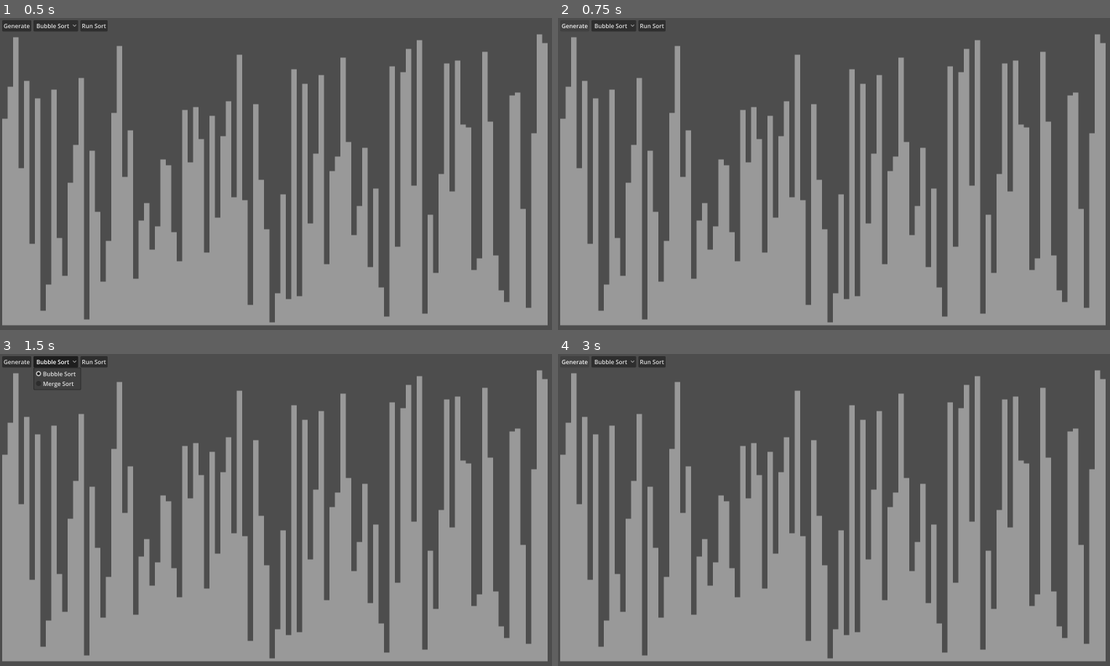
Above: before the commit, frames 1-4 (two rows, left to right).
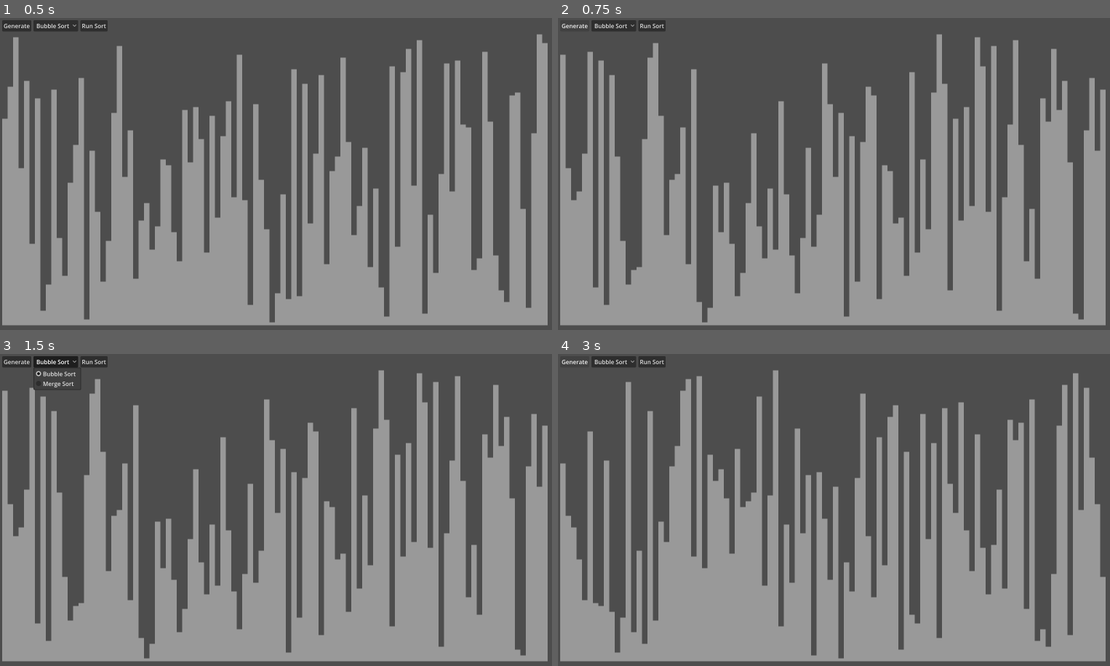
Above: after the commit, the same moments.

Repository: jiro4989/sort_visualizer
Game: Godot game, scene res://src/main.tscn
Two runs of this game, one before a commit and one after it. Both use one fixed random seed, a clock stepped at 60 frames per second and the inputs below.
Inputs:
- Up to frame 1 (0.5 s): no input
- Up to frame 2 (0.75 s): click "Generate" at 0.5 s
- Up to frame 3 (1.5 s): click "Bubble Sort" at 1.25 s
- Up to frame 4 (3 s): click "Run Sort" at 2 s; click "Generate" at 2.75 s

Frame 1 is identical in both runs. In frame 2, 33% of the frame differs, in the area x 0-100%, y 5-98%; in frame 3, 33%; in frame 4, 31%.

Commit message:
fix: 定数化した

Diff:
--- a/src/main.gd
+++ b/src/main.gd
@@ -8,7 +8,10 @@
 const BUTTON_HEIGHT: int = 31
 const VISUALIZATION_AREA_WIDTH: int = 1600 - MARGIN_SIZE * 2
 const VISUALIZATION_AREA_HEIGHT: int = 900 - BUTTON_HEIGHT - MARGIN_SIZE * 2
+const BAR_WIDTH: int = floori(float(VISUALIZATION_AREA_WIDTH) / MAX_SIZE)
+const BAR_HEIGHT: int = floori(float(VISUALIZATION_AREA_HEIGHT) / MAX_SIZE)
 var sort_values: Array[int] = []
+var panels: Array[Panel] = []
 
 func _ready() -> void:
 	# 可視化エリアの初期化
@@ -18,8 +21,8 @@
 
 	# Panel を生成して MAX_SIZE 分だけ生成する
 	for i in sort_values:
-		var width: int = floori(float(VISUALIZATION_AREA_WIDTH) / MAX_SIZE)
-		var height: int = floori(float(VISUALIZATION_AREA_HEIGHT) / MAX_SIZE) * i
+		var width: int = BAR_WIDTH
+		var height: int = BAR_HEIGHT * i
 		var column: VBoxContainer = VBoxContainer.new()
 		column.custom_minimum_size = Vector2(width, 0)
 		column.size_flags_vertical = Control.SIZE_EXPAND_FILL
@@ -42,10 +45,13 @@
 		panel.add_theme_stylebox_override("panel", style_box)
 
 		column.add_child(panel)
+		panels.append(panel)
 		sort_visualization_area.add_child(column)
 
 func _on_shuffle_button_pressed() -> void:
 	sort_values.shuffle()
+	for i in range(MAX_SIZE):
+		panels[i].custom_minimum_size = Vector2(0, BAR_HEIGHT * sort_values[i])
 
 func _on_run_sort_button_pressed() -> void:
 	pass # Replace with function body.
